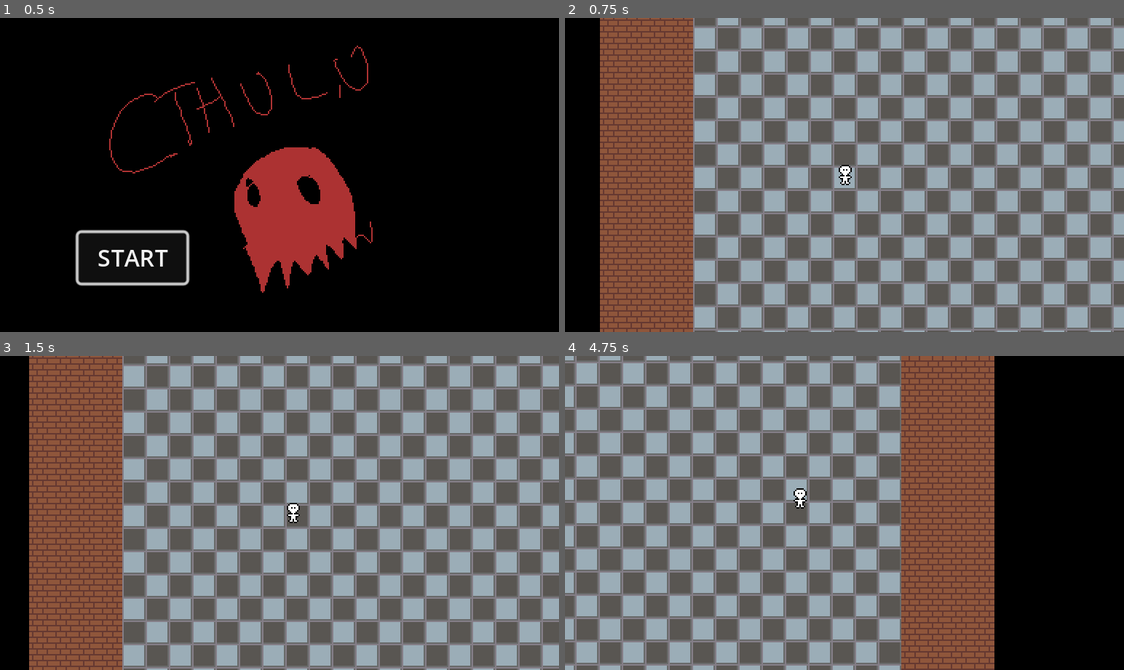
Above: before the commit, frames 1-4 (two rows, left to right).
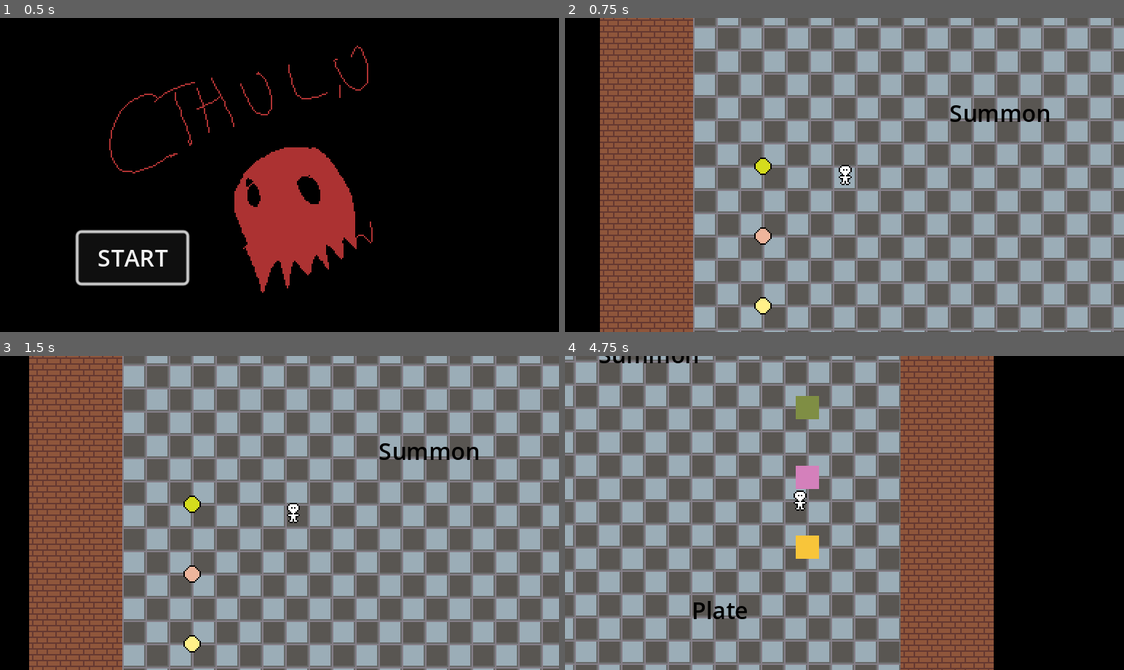
Above: after the commit, the same moments.

Repository: Allov/ld55
Game: Godot game, scene res://scenes/main.tscn
Same seed, same stepped clock (60 frames per second), same inputs: the game is played once before the commit and once after it.
Inputs:
- Up to frame 1 (0.5 s): no input
- Up to frame 2 (0.75 s): click "START" at 0.5 s
- Up to frame 3 (1.5 s): tap Enter at 1.25 s; hold D (move_right) from 1.28 s (still down); tap E (action) at 1.35 s
- Up to frame 4 (4.75 s): release D (move_right) at 2.03 s; hold Down (move_down) 2.03-2.78 s; tap E (action) at 2.1, 3.05, 3.6, 4.35 s; hold D (move_right) 2.78-3.53 s; tap Space (dash) at 2.85 s; hold W (move_up) 3.53-4.28 s; hold A (move_left) from 4.28 s (still down)

Frame 1 is identical in both runs. In frame 2, 0.8% of the frame differs, in the area x 33-87%, y 27-95%; in frame 3, 0.8%; in frame 4, 15%, in the area x 0-77%, y 0-100%.

Commit message:
basic item <-> cooking interaction

Diff:
--- a/project.godot
+++ b/project.godot
@@ -77,6 +77,10 @@
 2d_physics/layer_3="Player"
 2d_physics/layer_4="Interactables"
 
+[physics]
+
+2d/default_gravity_vector=Vector2(0, 0)
+
 [rendering]
 
 textures/canvas_textures/default_texture_filter=0
--- /dev/null
+++ b/scenes/cooking_station.tscn
@@ -0,0 +1,18 @@
+[gd_scene load_steps=4 format=3 uid="uid://chen1l7qpby23"]
+
+[ext_resource type="Script" path="res://scripts/cooking_station.gd" id="1_kbi6u"]
+[ext_resource type="Texture2D" uid="uid://boeamx8m5l11o" path="res://assets/cooking_station_a.png" id="2_chwvh"]
+
+[sub_resource type="RectangleShape2D" id="RectangleShape2D_85h7n"]
+size = Vector2(16, 16)
+
+[node name="CookingStation" type="StaticBody2D"]
+collision_layer = 8
+collision_mask = 2
+script = ExtResource("1_kbi6u")
+
+[node name="Sprite" type="Sprite2D" parent="."]
+texture = ExtResource("2_chwvh")
+
+[node name="CollisionShape2D" type="CollisionShape2D" parent="."]
+shape = SubResource("RectangleShape2D_85h7n")
--- /dev/null
+++ b/scenes/ingredient.tscn
@@ -0,0 +1,24 @@
+[gd_scene load_steps=4 format=3 uid="uid://dbptqom5s0ss6"]
+
+[ext_resource type="Script" path="res://scripts/item.gd" id="1_oio50"]
+[ext_resource type="Texture2D" uid="uid://dl8rfjtf3elos" path="res://assets/ingredient_a.png" id="2_u5k4c"]
+
+[sub_resource type="CircleShape2D" id="CircleShape2D_svs4t"]
+
+[node name="Ingredient" type="RigidBody2D"]
+position = Vector2(48, 48)
+collision_layer = 2
+collision_mask = 3
+continuous_cd = 2
+max_contacts_reported = 1
+contact_monitor = true
+linear_damp = 5.0
+script = ExtResource("1_oio50")
+
+[node name="Sprite" type="Sprite2D" parent="."]
+texture = ExtResource("2_u5k4c")
+
+[node name="TransformedSprite" type="Sprite2D" parent="."]
+
+[node name="CollisionShape2D" type="CollisionShape2D" parent="."]
+shape = SubResource("CircleShape2D_svs4t")
--- a/scenes/kitchen.tscn
+++ b/scenes/kitchen.tscn
@@ -1,3 +1,84 @@
-[gd_scene format=3 uid="uid://c83c7gs5uxov5"]
+[gd_scene load_steps=9 format=3 uid="uid://c83c7gs5uxov5"]
+
+[ext_resource type="PackedScene" uid="uid://dbptqom5s0ss6" path="res://scenes/ingredient.tscn" id="1_g506r"]
+[ext_resource type="Texture2D" uid="uid://c20ftqptb2ie1" path="res://assets/ingredient_b.png" id="2_3m1d7"]
+[ext_resource type="Texture2D" uid="uid://su4q2xevxfaf" path="res://assets/ingredient_c.png" id="3_3js2c"]
+[ext_resource type="PackedScene" uid="uid://chen1l7qpby23" path="res://scenes/cooking_station.tscn" id="4_l2430"]
+[ext_resource type="Texture2D" uid="uid://cahsr4ooxnf3e" path="res://assets/cooking_station_b.png" id="5_cl2gs"]
+[ext_resource type="Texture2D" uid="uid://b6nawrjt620yv" path="res://assets/cooking_station_c.png" id="6_5wowo"]
+
+[sub_resource type="RectangleShape2D" id="RectangleShape2D_u3ic5"]
+size = Vector2(32, 32)
+
+[sub_resource type="RectangleShape2D" id="RectangleShape2D_koymp"]
+size = Vector2(32, 32)
 
 [node name="Kitchen" type="Node2D"]
+
+[node name="CookingStationA" parent="." instance=ExtResource("4_l2430")]
+position = Vector2(320, 48)
+accepts = "green"
+
+[node name="CookingStationB" parent="." instance=ExtResource("4_l2430")]
+position = Vector2(320, 96)
+accepts = "blue"
+
+[node name="Sprite" parent="CookingStationB" index="0"]
+texture = ExtResource("5_cl2gs")
+
+[node name="CookingStationC" parent="." instance=ExtResource("4_l2430")]
+position = Vector2(320, 144)
+accepts = "red"
+
+[node name="Sprite" parent="CookingStationC" index="0"]
+texture = ExtResource("6_5wowo")
+
+[node name="IngredientA" parent="." instance=ExtResource("1_g506r")]
+kind = "green"
+
+[node name="IngredientB" parent="." instance=ExtResource("1_g506r")]
+position = Vector2(48, 96)
+scale = Vector2(0.994968, 1)
+kind = "blue"
+
+[node name="Sprite" parent="IngredientB" index="0"]
+texture = ExtResource("2_3m1d7")
+
+[node name="IngredientC" parent="." instance=ExtResource("1_g506r")]
+position = Vector2(48, 144)
+kind = "red"
+
+[node name="Sprite" parent="IngredientC" index="0"]
+texture = ExtResource("3_3js2c")
+
+[node name="Plate" type="Area2D" parent="."]
+modulate = Color(0, 0, 0, 1)
+position = Vector2(240, 176)
+
+[node name="CollisionShape2D" type="CollisionShape2D" parent="Plate"]
+position = Vector2(16, 16)
+shape = SubResource("RectangleShape2D_u3ic5")
+
+[node name="Label" type="Label" parent="Plate"]
+offset_right = 40.0
+offset_bottom = 23.0
+text = "Plate"
+
+[node name="SummoningSpot" type="Area2D" parent="."]
+modulate = Color(0, 0, 0, 1)
+position = Vector2(176, 0)
+
+[node name="CollisionShape2D" type="CollisionShape2D" parent="SummoningSpot"]
+position = Vector2(16, 16)
+shape = SubResource("RectangleShape2D_koymp")
+
+[node name="Label" type="Label" parent="SummoningSpot"]
+offset_right = 40.0
+offset_bottom = 23.0
+text = "Summon"
+
+[editable path="CookingStationB"]
+[editable path="CookingStationC"]
+[editable path="IngredientA"]
+[editable path="IngredientB"]
+[editable path="IngredientC"]
--- a/scenes/player.tscn
+++ b/scenes/player.tscn
@@ -6,9 +6,15 @@
 [sub_resource type="CircleShape2D" id="CircleShape2D_s0nsr"]
 radius = 7.0
 
+[sub_resource type="CircleShape2D" id="CircleShape2D_l56ht"]
+radius = 18.0278
+
+[sub_resource type="CircleShape2D" id="CircleShape2D_gglyw"]
+radius = 19.105
+
 [node name="Player" type="CharacterBody2D"]
 collision_layer = 4
-collision_mask = 15
+collision_mask = 9
 motion_mode = 1
 script = ExtResource("1_qmujo")
 DASH_VELOCITY = 500.0
@@ -18,3 +24,17 @@
 
 [node name="CollisionShape2D" type="CollisionShape2D" parent="."]
 shape = SubResource("CircleShape2D_s0nsr")
+
+[node name="GrabArea" type="Area2D" parent="."]
+collision_layer = 4
+collision_mask = 2
+
+[node name="CollisionShape2D" type="CollisionShape2D" parent="GrabArea"]
+shape = SubResource("CircleShape2D_l56ht")
+
+[node name="CookArea" type="Area2D" parent="."]
+collision_layer = 4
+collision_mask = 8
+
+[node name="CollisionShape2D" type="CollisionShape2D" parent="CookArea"]
+shape = SubResource("CircleShape2D_gglyw")
--- a/scenes/restaurant.tscn
+++ b/scenes/restaurant.tscn
@@ -47,12 +47,6 @@
 format = 2
 layer_0/tile_data = PackedInt32Array(-1114116, 2, 0, -1048580, 2, 0, -983044, 2, 0, -917508, 2, 0, -851972, 2, 0, -7864 …(22830 unchanged characters)…
 
-[node name="Player" parent="." instance=ExtResource("1_55q5r")]
-position = Vector2(104, 54)
-
-[node name="Camera2D" type="Camera2D" parent="Player"]
-position_smoothing_enabled = true
-
 [node name="Kitchen" parent="." instance=ExtResource("2_ocdqh")]
 
 [node name="Fridge" parent="." instance=ExtResource("3_gfjln")]
@@ -60,3 +54,9 @@
 
 [node name="DiningRoom" parent="." instance=ExtResource("4_vyinh")]
 position = Vector2(0, 216)
+
+[node name="Player" parent="." instance=ExtResource("1_55q5r")]
+position = Vector2(104, 54)
+
+[node name="Camera2D" type="Camera2D" parent="Player"]
+position_smoothing_enabled = true
--- /dev/null
+++ b/scripts/cooking_station.gd
@@ -0,0 +1,13 @@
+extends StaticBody2D
+class_name CookingStation
+
+@export var accepts: String = "default"
+var cooking_ingredient: Item = null
+
+# Called when the node enters the scene tree for the first time.
+func _ready():
+	pass
+
+# Called every frame. 'delta' is the elapsed time since the previous frame.
+func _process(delta):
+	pass
--- /dev/null
+++ b/scripts/item.gd
@@ -0,0 +1,62 @@
+extends RigidBody2D
+class_name Item
+
+@export var kind: String = "default"
+
+var grabber: Player = null
+var just_dropped = false
+var dropped_velocity = Vector2.ZERO
+var transformed = false
+var cooking_station: CookingStation = null
+
+# Called when the node enters the scene tree for the first time.
+func _ready():
+	pass # Replace with function body.
+
+
+func grab(player: Player):
+	grabber = player
+	cooking_station = null
+	apply_central_force(Vector2.ZERO)
+	print("grabbed by ", player)
+
+func drop():
+	just_dropped = true
+	cooking_station = null
+	dropped_velocity = grabber.velocity
+	grabber = null
+
+func cook(station: CookingStation):
+	grabber.clear_item_in_hand()
+	grabber = null
+	cooking_station = station
+
+func stop_cooking():
+	cooking_station = null
+
+func near_cooking_station(station: CookingStation):
+	cooking_station = station
+
+func left_cooking_station():
+	cooking_station = null
+
+# Called every frame. 'delta' is the elapsed time since the previous frame.
+func _process(delta):
+	pass
+
+func _integrate_forces(state):
+	if just_dropped:
+		just_dropped = false
+		state.linear_velocity = dropped_velocity
+		state.apply_central_impulse(dropped_velocity * 1.4)
+
+	if grabber != null:
+		state.linear_velocity = Vector2.ZERO
+		state.apply_central_force(Vector2.ZERO)
+		state.apply_torque(0)
+		state.transform = grabber.global_transform
+	elif cooking_station != null:
+		state.linear_velocity = Vector2.ZERO
+		state.apply_central_force(Vector2.ZERO)
+		state.apply_torque(0)
+		state.transform = cooking_station.global_transform
--- a/scripts/player.gd
+++ b/scripts/player.gd
@@ -1,4 +1,5 @@
 extends CharacterBody2D
+class_name Player
 
 @export var MAX_SPEED = 300.0
 @export var ACCELERATION = 10.0
@@ -8,6 +9,37 @@
 # Get the gravity from the project settings to be synced with RigidBody nodes.
 var dash_cooldown = 0.0
 var speed = 0.0
+var item_in_hand: Item = null
+var item_in_range: Item = null
+var cooking_station_in_range: CookingStation = null
+
+func _ready():
+	$GrabArea.connect("body_entered", _on_GrabArea_body_entered)
+	$GrabArea.connect("body_exited", _on_GrabArea_body_exited)
+	$CookArea.connect("body_entered", _on_CookArea_body_entered)
+	$CookArea.connect("body_exited", _on_CookArea_body_exited)
+
+func _process(_delta):
+	if item_in_hand == null and Input.is_action_just_pressed("action"):
+		if item_in_range == null:
+			var items_in_range = $GrabArea.get_overlapping_bodies()
+			for item in items_in_range:
+				if item is Item:
+					item_in_range = item
+					break
+
+		item_in_hand = item_in_range
+		item_in_range = null
+		if item_in_hand != null:
+			item_in_hand.grab(self)
+	elif item_in_hand != null and Input.is_action_just_pressed("action"):
+		if item_in_hand != null and cooking_station_in_range != null:
+			print("Cooking", item_in_hand.kind, "at", cooking_station_in_range.name)
+			item_in_hand.cook(cooking_station_in_range)
+		else:
+			item_in_hand.drop()
+			item_in_hand = null
+
 
 func _physics_process(delta):
 	var current_direction = velocity.normalized()
@@ -35,3 +67,23 @@
 		velocity.y = move_toward(velocity.y, velocity.normalized().y * DASH_VELOCITY, DASH_VELOCITY)
 
 	move_and_slide()
+
+func _on_GrabArea_body_entered(body):
+	if item_in_range == null:
+		item_in_range = body
+
+func _on_GrabArea_body_exited(_body):
+	if item_in_range != null:
+		clear_item_in_hand()
+
+func _on_CookArea_body_entered(body):
+	var station = body as CookingStation
+	if item_in_hand != null and station != null and station.accepts == item_in_hand.kind:
+		cooking_station_in_range = body
+
+func _on_CookArea_body_exited(_body):
+	cooking_station_in_range = null
+
+func clear_item_in_hand():
+	item_in_hand = null
+	item_in_range = null
Binary file added: assets/cooking_station_a.png
Not shown, added: assets/cooking_station_a.png.import
Binary file added: assets/cooking_station_b.png
Not shown, added: assets/cooking_station_b.png.import
Binary file added: assets/cooking_station_c.png
Not shown, added: assets/cooking_station_c.png.import
Binary file added: assets/ingredient_a.png
Not shown, added: assets/ingredient_a.png.import
Binary file added: assets/ingredient_b.png
Not shown, added: assets/ingredient_b.png.import
Binary file added: assets/ingredient_c.png
Not shown, added: assets/ingredient_c.png.import
(and 1 more such lines)
